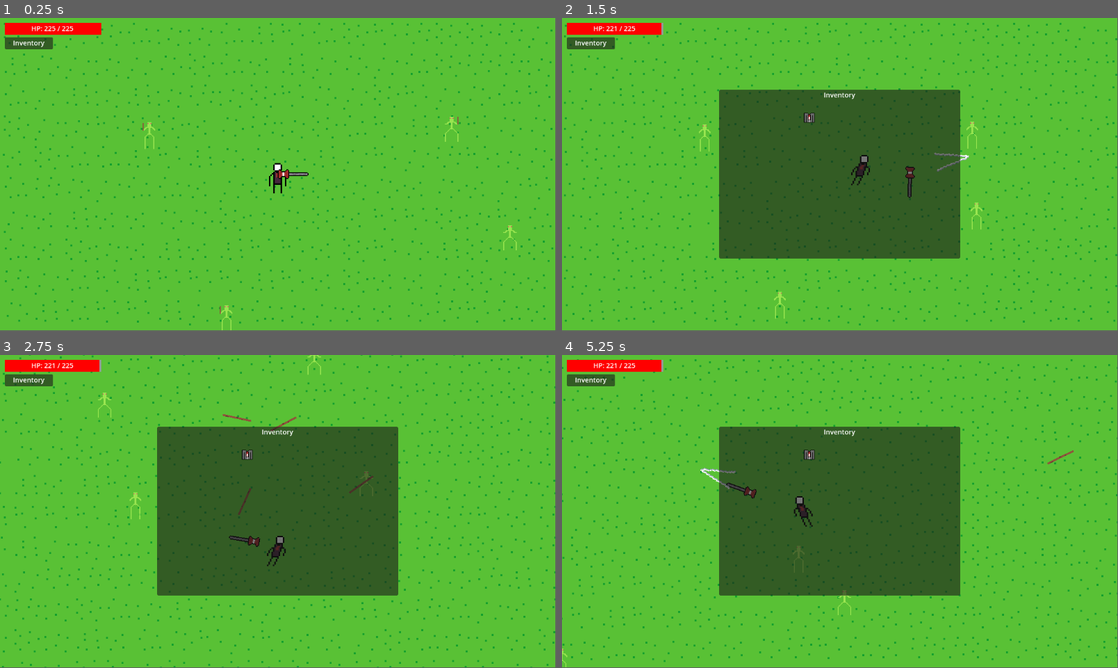
Above: before the commit, frames 1-4 (two rows, left to right).
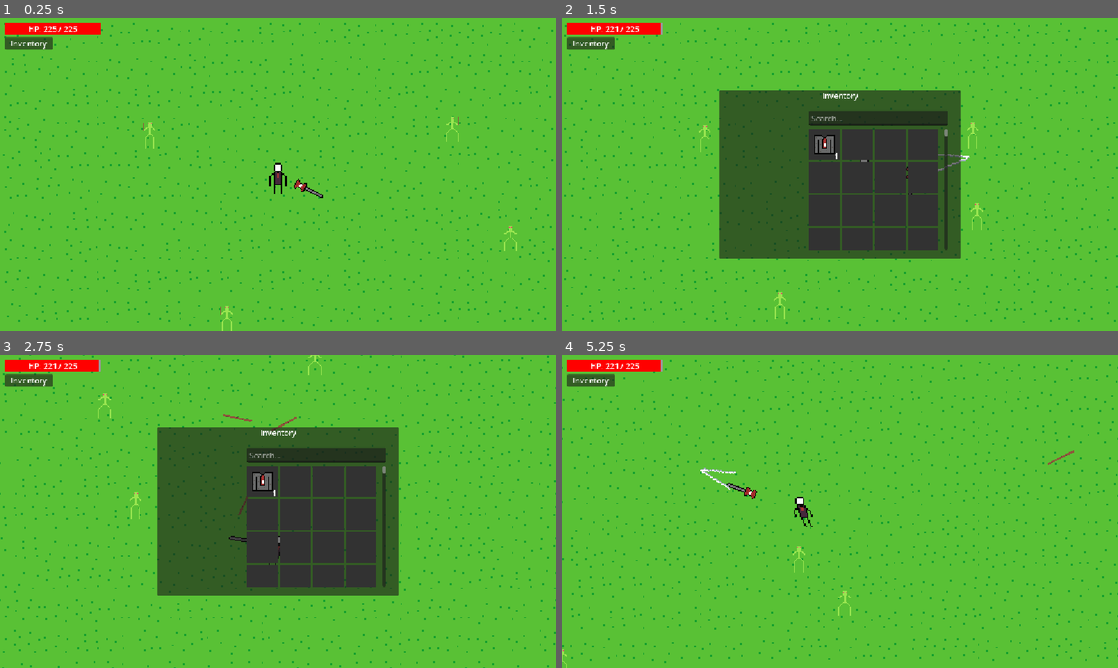
Above: after the commit, the same moments.

Repository: LavaWander/Slesh
Game: Godot game, scene res://world.tscn
Same seed, same stepped clock (60 frames per second), same inputs: the game is played once before the commit and once after it.
Inputs (mouse positions are in pixels of both pictures, inside the frame that each line leads up to):
- Up to frame 1 (0.25 s): no input
- Up to frame 2 (1.5 s): click (589, 43) at 0.5 s; move the mouse to (962, 158) at 1.27 s; hold D (move_right) from 1.28 s (still down); hold Right mouse button (attack_slash) from 1.28 s (still down); click (962, 158) at 1.42 s
- Up to frame 3 (2.75 s): move the mouse to (166, 527) at 2.02 s; release D (move_right) at 2.03 s; release Right mouse button (attack_slash) at 2.03 s; hold S (move_down) from 2.03 s (still down); click (166, 527) at 2.1 s
- Up to frame 4 (5.25 s): move the mouse to (895, 442) at 2.77 s; release S (move_down) at 2.78 s; hold D (move_right) 2.78-3.53 s; hold Shift (run) 2.78-3.53 s; click (895, 442) at 2.92 s; move the mouse to (812, 574) at 3.52 s; hold W (move_up) 3.53-4.28 s; right-click (812, 574) at 3.6 s; click (812, 574) at 3.67 s; move the mouse to (1006, 558) at 4.27 s; press the mouse at (1006, 558) at 4.28 s; hold A (move_left) from 4.28 s (still down); tap E (inventory_toggle, bound only after the commit) at 4.9 s; move the mouse to (673, 464) at 5.02 s; release the mouse at (673, 464) at 5.03 s; tap Shift (run) at 5.1 s; click (673, 464) at 5.17 s
In our replay, the window is 799x449 before the commit and 800x450 after it. These sizes can differ from the game's own. Grey fills any space a smaller window leaves; there, only what the larger window draws over its background counts as a difference.

The runs differ from the first frame. In frame 1, 2.8% of the frame differs, in the area x 0-100%, y 1-100%; in frame 2, 12%; in frame 3, 12%; in frame 4, 26%.

Commit message:
Add inventory search bar, grid fixed

Diff:
--- a/Game/player/player.gd
+++ b/Game/player/player.gd
@@ -4,6 +4,9 @@
 var speed = base_speed
 
 func _physics_process(_delta):
+	if UIState.block_game_input:
+		return
+
 	speed = base_speed # resets speed
 	var direction = Input.get_vector("move_left", "move_right", "move_up", "move_down")
 	var is_running = Input.is_action_pressed("run")
--- a/Game/player/player.tscn
+++ b/Game/player/player.tscn
@@ -86,6 +86,7 @@
 
 [node name="InventoryComponent" type="Node" parent="." unique_id=2133785455]
 script = ExtResource("5_qjkh3")
+max_slots = 500
 metadata/_custom_type_script = "uid://c6srqu4lnhf41"
 
 [node name="EquipmentComponent" type="Node" parent="." unique_id=1944484218]
--- a/Game/project.godot
+++ b/Game/project.godot
@@ -20,10 +20,15 @@
 
 ProjectileSpawner="*uid://dgd7qqv7xa8ay"
 ItemDatabase="*uid://csisbpfne7bn6"
+UIState="*uid://qicrrdfidwx4"
 
 [debug]
 
 gdscript/warnings/untyped_declaration=1
+
+[display]
+
+window/stretch/mode="canvas_items"
 
 [input]
 
@@ -68,7 +73,12 @@
 }
 inventory_toggle={
 "deadzone": 0.2,
-"events": [Object(InputEventKey,"resource_local_to_scene":false,"resource_name":"","device":-1,"window_id":0,"alt_pressed":false,"shift_pressed":false,"ctrl_pressed":false,"meta_pressed":false,"pressed":false,"keycode":0,"physical_keycode":73,"key_label":0,"unicode":105,"location":0,"echo":false,"script":null)
+"events": [Object(InputEventKey,"resource_local_to_scene":false,"resource_name":"","device":0,"window_id":0,"alt_pressed":false,"shift_pressed":false,"ctrl_pressed":false,"meta_pressed":false,"pressed":false,"keycode":0,"physical_keycode":69,"key_label":0,"unicode":0,"location":0,"echo":false,"script":null)
+]
+}
+menu_exit={
+"deadzone": 0.2,
+"events": [Object(InputEventKey,"resource_local_to_scene":false,"resource_name":"","device":-1,"window_id":0,"alt_pressed":false,"shift_pressed":false,"ctrl_pressed":false,"meta_pressed":false,"pressed":false,"keycode":0,"physical_keycode":4194305,"key_label":0,"unicode":0,"location":0,"echo":false,"script":null)
 ]
 }
 
--- a/Game/sword/sword.gd
+++ b/Game/sword/sword.gd
@@ -48,6 +48,9 @@
 
 
 func _input(event: InputEvent) -> void:
+	if UIState.block_game_input:
+		return
+
 	if player == null:
 		return
 
--- a/Game/ui/common/item_slot.tscn
+++ b/Game/ui/common/item_slot.tscn
@@ -1,23 +1,29 @@
 [gd_scene format=3 uid="uid://bsxd1qq8043sw"]
 
 [ext_resource type="Script" uid="uid://vre35qjm8dcv" path="res://ui/common/item_slot.gd" id="1_6ceva"]
-[ext_resource type="Script" uid="uid://d17awqtmxdm7q" path="res://ui/common/auto_font_size_label.gd" id="2_203da"]
-
-[sub_resource type="SystemFont" id="SystemFont_203da"]
-subpixel_positioning = 0
-
-[sub_resource type="LabelSettings" id="LabelSettings_1k1wb"]
-font = SubResource("SystemFont_203da")
-font_size = 10
 
 [node name="ItemSlot" type="Control" unique_id=2144085215]
+custom_minimum_size = Vector2(64, 64)
 layout_mode = 3
-anchors_preset = 0
-offset_right = 32.0
-offset_bottom = 32.0
+anchor_right = 0.056
+anchor_bottom = 0.09900001
+offset_right = -0.51200104
+offset_bottom = -0.15200806
 script = ExtResource("1_6ceva")
 
 [node name="Background" type="ColorRect" parent="." unique_id=495025312]
+custom_minimum_size = Vector2(64, 64)
+layout_mode = 1
+anchors_preset = 15
+anchor_right = 1.0
+anchor_bottom = 1.0
+grow_horizontal = 2
+grow_vertical = 2
+color = Color(0.19793725, 0.19793722, 0.19793722, 1)
+
+[node name="Icon" type="TextureRect" parent="." unique_id=1840087127]
+z_index = 1
+custom_minimum_size = Vector2(64, 64)
 layout_mode = 1
 anchors_preset = 15
 anchor_right = 1.0
@@ -25,25 +31,17 @@
 grow_horizontal = 2
 grow_vertical = 2
 
-[node name="Icon" type="TextureRect" parent="." unique_id=1840087127]
+[node name="QuantityLabel" type="Label" parent="." unique_id=1382429076]
+z_index = 1
 layout_mode = 1
-anchors_preset = 15
+anchors_preset = -1
 anchor_right = 1.0
 anchor_bottom = 1.0
+offset_left = 2.0
+offset_top = 49.0
+offset_right = -2.0
+offset_bottom = -3.0
 grow_horizontal = 2
 grow_vertical = 2
-stretch_mode = 5
-
-[node name="QuantityLabel" type="Label" parent="." unique_id=1382429076]
-layout_mode = 1
-anchors_preset = 15
-anchor_right = 1.0
-anchor_bottom = 1.0
-offset_top = 9.0
-grow_horizontal = 2
-grow_vertical = 2
-label_settings = SubResource("LabelSettings_1k1wb")
 horizontal_alignment = 2
 vertical_alignment = 2
-script = ExtResource("2_203da")
-base_font_size = 16
--- a/Game/ui/hud/hud.gd
+++ b/Game/ui/hud/hud.gd
@@ -3,6 +3,7 @@
 @export var player_path: NodePath
 
 signal inventory_toggle_requested
+signal inventory_exit_requested
 
 @onready var health_label: Label = $HealthUI/HealthLabel
 @onready var health_bar: ProgressBar = $HealthUI/HealthBar
@@ -60,7 +61,12 @@
 
 func _input(event: InputEvent) -> void:
 	if event.is_action_pressed("inventory_toggle"):
+		if UIState.block_game_input:
+			return
 		inventory_toggle_requested.emit()
+
+	if event.is_action_pressed("menu_exit"):
+		inventory_exit_requested.emit()
 
 
 func _on_inventory_button_pressed() -> void:
--- a/Game/ui/hud/hud.tscn
+++ b/Game/ui/hud/hud.tscn
@@ -1,7 +1,6 @@
 [gd_scene format=3 uid="uid://dbahm0ih5jv1f"]
 
 [ext_resource type="Script" uid="uid://sux7w15vdsrq" path="res://ui/hud/hud.gd" id="1_xmswo"]
-[ext_resource type="Script" uid="uid://d17awqtmxdm7q" path="res://ui/common/auto_font_size_label.gd" id="2_4d6w6"]
 
 [sub_resource type="StyleBoxFlat" id="StyleBoxFlat_4d6w6"]
 
@@ -38,7 +37,6 @@
 text = "Health"
 horizontal_alignment = 1
 vertical_alignment = 1
-script = ExtResource("2_4d6w6")
 
 [node name="HealthBar" type="ProgressBar" parent="HealthUI" unique_id=800041993]
 layout_mode = 1
@@ -81,4 +79,3 @@
 text = "Inventory"
 horizontal_alignment = 1
 vertical_alignment = 1
-script = ExtResource("2_4d6w6")
--- a/Game/ui/inventory/inventory_panel.gd
+++ b/Game/ui/inventory/inventory_panel.gd
@@ -3,16 +3,50 @@
 @export var slot_scene: PackedScene
 
 @onready var background: Panel = $Background
-@onready var slots_grid: GridContainer = $Background/SlotsGrid
+@onready var title_label: Label = $Background/TitleLabel
+@onready var search_box: LineEdit = $Background/SearchBox
+@onready var slots_scroll: ScrollContainer = $Background/SlotsScroll
+@onready var slots_grid: GridContainer = $Background/SlotsScroll/SlotsGrid
 
 var player: Node = null
 var inventory: InventoryComponent = null
+var search_text: String = ""
 
 
 func _ready() -> void:
 	visible = false
 	_find_player()
 	_cache_inventory()
+
+	# Let clicks pass through the full-screen root,
+	# but let the actual inventory window handle clicks.
+	mouse_filter = Control.MOUSE_FILTER_IGNORE
+	background.mouse_filter = Control.MOUSE_FILTER_STOP
+
+	search_box.text_changed.connect(_on_search_text_changed)
+	search_box.focus_entered.connect(_on_search_focus_entered)
+	search_box.focus_exited.connect(_on_search_focus_exited)
+
+
+func _input(event: InputEvent) -> void:
+	if not visible:
+		return
+
+	if event is InputEventMouseButton and event.pressed and event.button_index == MOUSE_BUTTON_LEFT:
+		if search_box.has_focus():
+			var rect: Rect2 = search_box.get_global_rect()
+			if not rect.has_point(event.position):
+				search_box.release_focus()
+
+
+func _on_search_focus_entered() -> void:
+	UIState.block_game_input = true
+	print("blocked")
+
+
+func _on_search_focus_exited() -> void:
+	UIState.block_game_input = false
+	print("released")
 
 
 func _find_player() -> void:
@@ -40,6 +74,8 @@
 
 func close() -> void:
 	visible = false
+	search_box.release_focus()
+	UIState.block_game_input = false
 
 
 func toggle() -> void:
@@ -54,6 +90,12 @@
 		_refresh()
 
 
+func _on_search_text_changed(new_text: String) -> void:
+	search_text = new_text.strip_edges().to_lower()
+	if visible:
+		_refresh()
+
+
 func _refresh() -> void:
 	if inventory == null or slot_scene == null:
 		return
@@ -62,6 +104,20 @@
 		child.queue_free()
 
 	for slot in inventory.slots:
+		if not _slot_matches_search(slot):
+			continue
+
 		var slot_ui = slot_scene.instantiate()
 		slots_grid.add_child(slot_ui)
 		slot_ui.set_item(slot.item, slot.quantity)
+
+
+func _slot_matches_search(slot: InventorySlot) -> bool:
+	if search_text == "":
+		return true
+
+	if slot.item == null:
+		return false
+
+	var item_name := slot.item.display_name.to_lower()
+	return item_name.contains(search_text)
--- a/Game/ui/inventory/inventory_panel.tscn
+++ b/Game/ui/inventory/inventory_panel.tscn
@@ -2,7 +2,6 @@
 
 [ext_resource type="Script" uid="uid://cgks6adq281ur" path="res://ui/inventory/inventory_panel.gd" id="1_smghy"]
 [ext_resource type="PackedScene" uid="uid://bsxd1qq8043sw" path="res://ui/common/item_slot.tscn" id="2_obcwt"]
-[ext_resource type="Script" uid="uid://d17awqtmxdm7q" path="res://ui/common/auto_font_size_label.gd" id="2_p6mik"]
 
 [node name="InventoryPanel" type="Control" unique_id=516670972]
 layout_mode = 3
@@ -11,6 +10,7 @@
 anchor_bottom = 1.0
 grow_horizontal = 2
 grow_vertical = 2
+mouse_filter = 2
 script = ExtResource("1_smghy")
 slot_scene = ExtResource("2_obcwt")
 
@@ -28,19 +28,6 @@
 grow_horizontal = 2
 grow_vertical = 2
 
-[node name="SlotsGrid" type="GridContainer" parent="Background" unique_id=1361228636]
-layout_mode = 1
-anchors_preset = -1
-anchor_left = 0.374
-anchor_top = 0.16600001
-anchor_right = 0.9760001
-anchor_bottom = 0.966
-offset_top = -0.10000229
-offset_right = -3.0517578e-05
-offset_bottom = -0.1000061
-grow_horizontal = 2
-columns = 6
-
 [node name="TitleLabel" type="Label" parent="Background" unique_id=1892398937]
 layout_mode = 1
 anchors_preset = -1
@@ -53,4 +40,28 @@
 text = "Inventory"
 horizontal_alignment = 1
 vertical_alignment = 1
-script = ExtResource("2_p6mik")
+
+[node name="SlotsScroll" type="ScrollContainer" parent="Background" unique_id=1341095384]
+layout_mode = 1
+anchors_preset = 15
+anchor_right = 1.0
+anchor_bottom = 1.0
+offset_left = 186.0
+offset_top = 81.0
+offset_right = -26.0
+offset_bottom = -19.0
+grow_horizontal = 2
+grow_vertical = 2
+
+[node name="SlotsGrid" type="GridContainer" parent="Background/SlotsScroll" unique_id=1361228636]
+layout_mode = 2
+columns = 4
+
+[node name="SearchBox" type="LineEdit" parent="Background" unique_id=1046621527]
+layout_mode = 0
+offset_left = 186.0
+offset_top = 43.0
+offset_right = 474.0
+offset_bottom = 74.0
+placeholder_text = "Search..."
+clear_button_enabled = true
--- /dev/null
+++ b/Game/ui/ui_state.gd
@@ -0,0 +1,3 @@
+extends Node
+
+var block_game_input: bool = false
--- a/Game/ui_root.gd
+++ b/Game/ui_root.gd
@@ -6,7 +6,11 @@
 
 func _ready() -> void:
 	hud.inventory_toggle_requested.connect(_on_inventory_toggle_requested)
+	hud.inventory_exit_requested.connect(_on_inventory_exit_requested)
 
 
 func _on_inventory_toggle_requested() -> void:
 	inventory_panel.toggle()
+
+func _on_inventory_exit_requested() -> void:
+	inventory_panel.close()
Not shown, added: Game/ui/ui_state.gd.uid
Not shown, changed: Notes.txt
